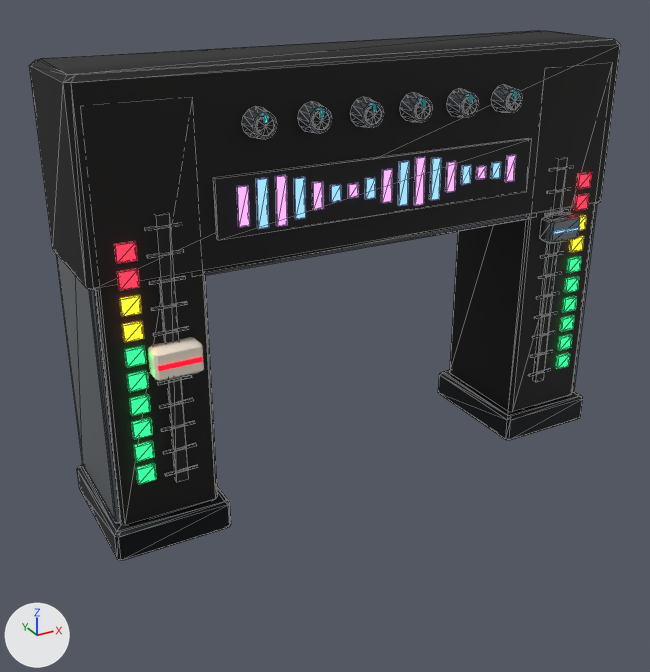
A saved change to the glTF model public/models/props/lmf_melodai_arch.glb.
One viewpoint serves both versions: a 50 mm camera at (-12.9, -21.9, 15.3) aimed at (-0.8, 0.1, 4.3). Arrows for +X, +Y and +Z are at lower left; the lights stay in place. The first picture is the older version. Mesh edges are drawn as thin lines on the coarser meshes. Where no turn or scale is listed for an object, it has been applied to the vertices. Vertices at exactly the same position are counted once.
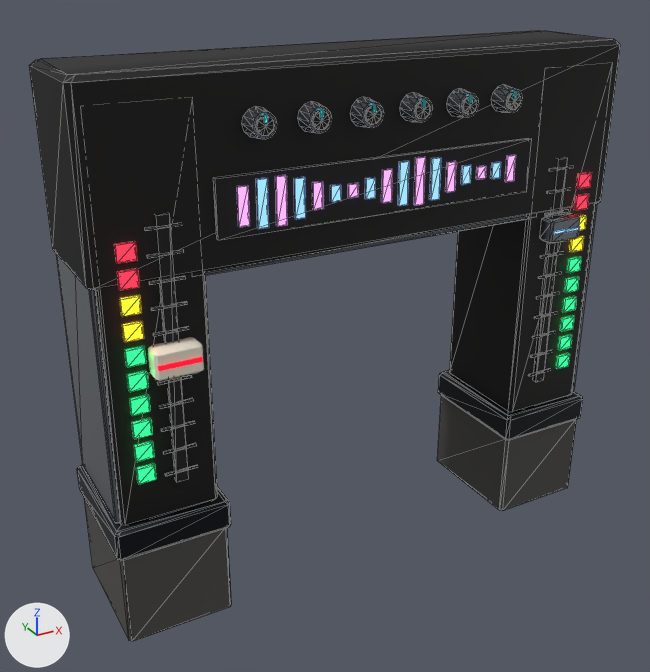
Where the newer file only moved an object's origin or applied its transform, the numbers keep the older frame.

Where the change shows, as pixel boxes (x1, y1, x2, y2) in the pictures (650 x 672 px):
'Mesh_0', reshaped (15% taller): before (29, 31, 620, 560); after (29, 31, 620, 641)
part 1 of me_mesh_0, added: after (84, 498, 232, 641)
part 2 of me_mesh_0, added: after (438, 395, 576, 510)
part 3 of me_mesh_0, recoloured: (123, 396, 578, 560) in both

Edits to the bpy script that builds the scene:
```text
Add mat_stone_dark:
    mat_stone_dark = bpy.data.materials.new('stone_dark')
    # nodes: BsdfPrincipled, Mix, OutputMaterial, VertexColor
    # colours: dark grey #4b4a48, mixed with the vertex colours
Change me_mesh_0:
    used by ob_mesh_0; location = (-8.25, 2.41, -0.41)
    remove me_mesh_0.from_pydata(...)  # 1948 vertices, 3240 faces; spans x 0.0..16.5, y -4.8..0.0, z 0.4..13.0
    add me_mesh_0.from_pydata(...)  # 1980 vertices, 3296 faces; spans x 0.0..16.5, y -4.8..0.0, z -2.4..13.0
    me_mesh_0 part 1: a new loose piece of 16 vertices spanning x 0.1..3.2, y -4.3..-0.5, z -2.4..0.5, in mat_stone_dark
    me_mesh_0 part 2: a new loose piece of 16 vertices spanning x 13.3..16.4, y -4.3..-0.5, z -2.4..0.5, in mat_stone_dark
    me_mesh_0 part 3: 88 kept faces spanning x 0.0..16.5, y -4.4..-0.4, z 0.4..1.4 get new vertex colours; the middle colour goes from white #ffffff to white #f6f6f6
    add me_mesh_0.materials.append(mat_stone_dark)
```
